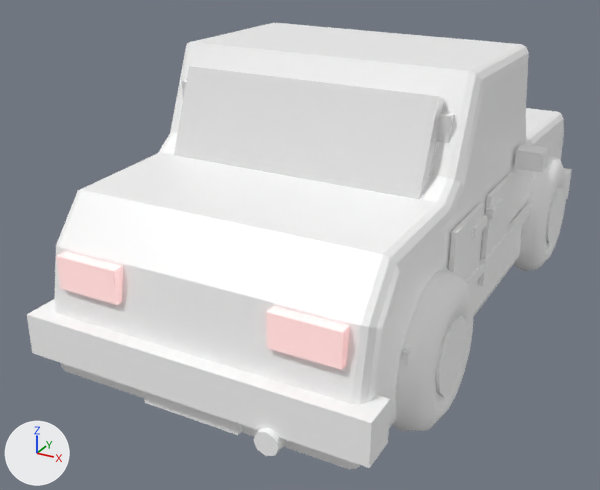
Before and after pictures for a commit that changed the glTF model public/assets/models/vehicles/samand.glb.
Camera for both pictures: a camera (50 mm lens) standing at (127.0, -274.0, 156.0) and looking at (-13.0, -20.0, 28.0). The lights are fixed; the arrows at lower left show +X, +Y and +Z. The first picture is the older version. Where no turn or scale is listed for an object, it has been applied to the vertices. Vertices at exactly the same position are counted once.

Objects in the first picture: 'body', 'bumper_front', 'bumper_rear', 'glass', 'lights_rear', 'plate', 'trim', 'wheel_fr', 'wheel_rr'.
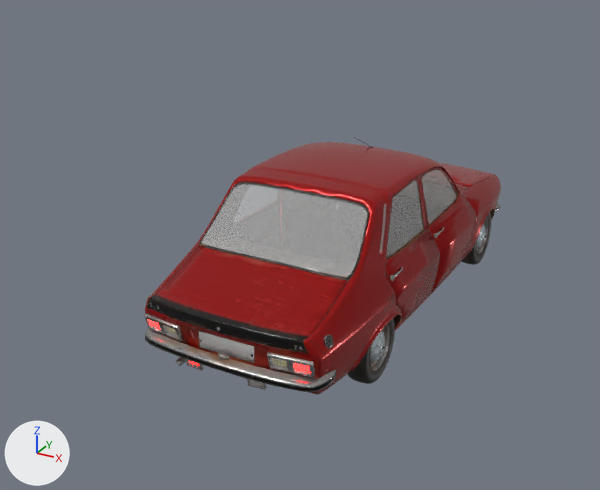
Edits to the bpy script that builds the scene:
```text
Change mat_glass:
    mat_glass.alpha: 1.0 -> 0.25
Add mat_body_1:
    mat_body_1 = bpy.data.materials.new('Body')
    # uses the picture img_image_0
    # uses the picture img_image_1
    # uses the picture img_image_2
Change me_wheel_fr:
    remove me_wheel_fr.from_pydata(...)  # 198 vertices, 336 faces; spans x -8.8..8.9, y -26.0..26.0, z -26.0..26.0
    remove me_wheel_fr.materials.append(mat_rubber_rim)  # white #ffffff
    add me_wheel_fr.from_pydata(...)  # 3954 vertices, 7626 faces; spans x -1.0..1.0, y -0.4..0.4, z -1.0..1.0
    me_wheel_fr part 1: 198 vertices removed from x -8.8..8.9, y -26.0..26.0, z -26.0..26.0; 3954 vertices added at x -1.0..1.0, y -0.4..0.4, z -1.0..1.0
    add me_wheel_fr.materials.append(mat_body_1)
Change me_wheel_rr:
    remove me_wheel_rr.from_pydata(...)  # 198 vertices, 336 faces; spans x -8.8..8.9, y -26.0..26.0, z -26.0..26.0
    remove me_wheel_rr.materials.append(mat_rubber_rim)  # white #ffffff
    add me_wheel_rr.from_pydata(...)  # 3953 vertices, 7627 faces; spans x -1.0..1.0, y -0.4..0.4, z -1.0..1.0
    me_wheel_rr part 2: 198 vertices removed from x -8.8..8.9, y -26.0..26.0, z -26.0..26.0; 3953 vertices added at x -1.0..1.0, y -0.4..0.4, z -1.0..1.0
    add me_wheel_rr.materials.append(mat_body_1)
Remove ob_body:
    ob_body = bpy.data.objects.new('body', me_body)
Remove ob_glass:
    ob_glass = bpy.data.objects.new('glass', me_glass)
Remove ob_trim:
    ob_trim = bpy.data.objects.new('trim', me_trim)
Remove ob_bumper_front:
    ob_bumper_front = bpy.data.objects.new('bumper_front', me_bumper_front)
Remove ob_bumper_rear:
    ob_bumper_rear = bpy.data.objects.new('bumper_rear', me_bumper_rear)
Change ob_wheel_fr:
    add ob_wheel_fr.parent = ob_wrap
    ob_wheel_fr.location: (54.21, 68.64, 24.0) -> (1.702, -0.873, 0.368)
    ob_wheel_fr.scale: (1.0, 1.0, 1.0) -> (0.369, 0.369, 0.369)
Change ob_wheel_rr:
    add ob_wheel_rr.parent = ob_wrap
    ob_wheel_rr.location: (54.21, -62.4, 24.0) -> (-1.347, -0.844, 0.368)
    ob_wheel_rr.scale: (1.0, 1.0, 1.0) -> (0.369, 0.369, 0.369)
Remove ob_lights_rear:
    ob_lights_rear = bpy.data.objects.new('lights_rear', me_lights_rear)
Remove ob_plate:
    ob_plate = bpy.data.objects.new('plate', me_plate)
Add ob_wrap:
    ob_wrap = bpy.data.objects.new('WRAP', None)
    ob_wrap.location = (0.889, -2.991, 0.0385)
    ob_wrap.rotation_euler = (0.0, 0.0, 1.571)  # degrees (0, 0, 90)
    ob_wrap.scale = (35.4, 35.4, 35.4)
Add ob_object_31:
    ob_object_31 = bpy.data.objects.new('Object_31', me_object_18)  # 630 vertices, 1238 faces; spans x -28.9..28.9, y -15.3..15.3, z -6.1..6.1
    ob_object_31.location = (1.0, -80.8, 37.8)
Add ob_object_29:
    ob_object_29 = bpy.data.objects.new('Object_29', me_object_17)  # 530 vertices, 1056 faces; spans x -29.8..29.8, y -23.3..23.3, z -4.9..4.9
    ob_object_29.location = (1.0, 70.1, 34.8)
Add ob_object_27:
    ob_object_27 = bpy.data.objects.new('Object_27', me_object_16)  # 170 vertices, 336 faces; spans x -1.9..1.9, y -17.0..17.0, z -9.5..9.5; in mat_glass (white #e7e7e7)
    ob_object_27.location = (29.8, -25.5, 49.0)
Add ob_object_26:
    ob_object_26 = bpy.data.objects.new('Object_26', me_object_15)  # 1161 vertices, 2132 faces; spans x -5.0..5.0, y -20.5..20.5, z -23.3..23.3
    ob_object_26.location = (32.3, -25.4, 36.1)
Add ob_object_21:
    ob_object_21 = bpy.data.objects.new('Object_21', me_object_12)  # 180 vertices, 356 faces; spans x -1.9..1.9, y -16.6..16.6, z -9.4..9.4; in mat_glass (white #e7e7e7)
    ob_object_21.location = (29.8, 12.4, 48.3)
Add ob_object_20:
    ob_object_20 = bpy.data.objects.new('Object_20', me_object_11)  # 1420 vertices, 2669 faces; spans x -5.1..5.1, y -22.4..22.4, z -23.0..23.0
    ob_object_20.location = (32.4, 16.5, 35.7)
Add ob_object_8:
    ob_object_8 = bpy.data.objects.new('Object_8', me_object_1)  # 3280 vertices, 6504 faces; spans x -31.0..31.0, y -93.0..93.0, z -23.0..23.0; in mat_glass (white #e7e7e7)
    ob_object_8.location = (1.0, -2.0, 38.0)
Add ob_object_7:
    ob_object_7 = bpy.data.objects.new('Object_7', me_object_0)  # 20534 vertices, 37925 faces; spans x -37.0..37.0, y -97.0..97.0, z -31.0..31.0
    ob_object_7.location = (1.0, 0.0, 37.8)
```

Changed parts and their boxes [x1, y1, x2, y2] in the pictures (600 x 490 px):
'body', deleted
    before: [54, 23, 564, 469]
'glass', deleted
    before: [174, 66, 455, 199]
'Object_7', added (brown)
    after: [144, 137, 501, 394]
'bumper_rear', deleted
    before: [27, 299, 390, 468]
'Object_31', added (red)
    after: [147, 245, 347, 353]
'Object_8', added
    after: [147, 184, 367, 389]
'wheel_rr', reshaped, moved, rescaled, recoloured
    before: [392, 268, 473, 431]
    after: [348, 318, 395, 384]
'trim', deleted
    before: [253, 144, 550, 456]
'lights_rear', deleted
    before: [56, 251, 350, 370]
'wheel_fr', reshaped, moved, rescaled, recoloured
    before: [513, 154, 567, 271]
    after: [461, 213, 491, 265]
'Object_26', added (red)
    after: [386, 178, 440, 322]
'Object_20', added (red)
    after: [421, 167, 477, 293]
'Object_27', added
    after: [387, 181, 423, 257]
'Object_21', added
    after: [422, 170, 456, 224]
'plate', deleted
    before: [144, 391, 242, 435]
'Object_29', added (brown)
    after: [437, 162, 495, 188]
'bumper_front', deleted
    before: [564, 168, 572, 199]
